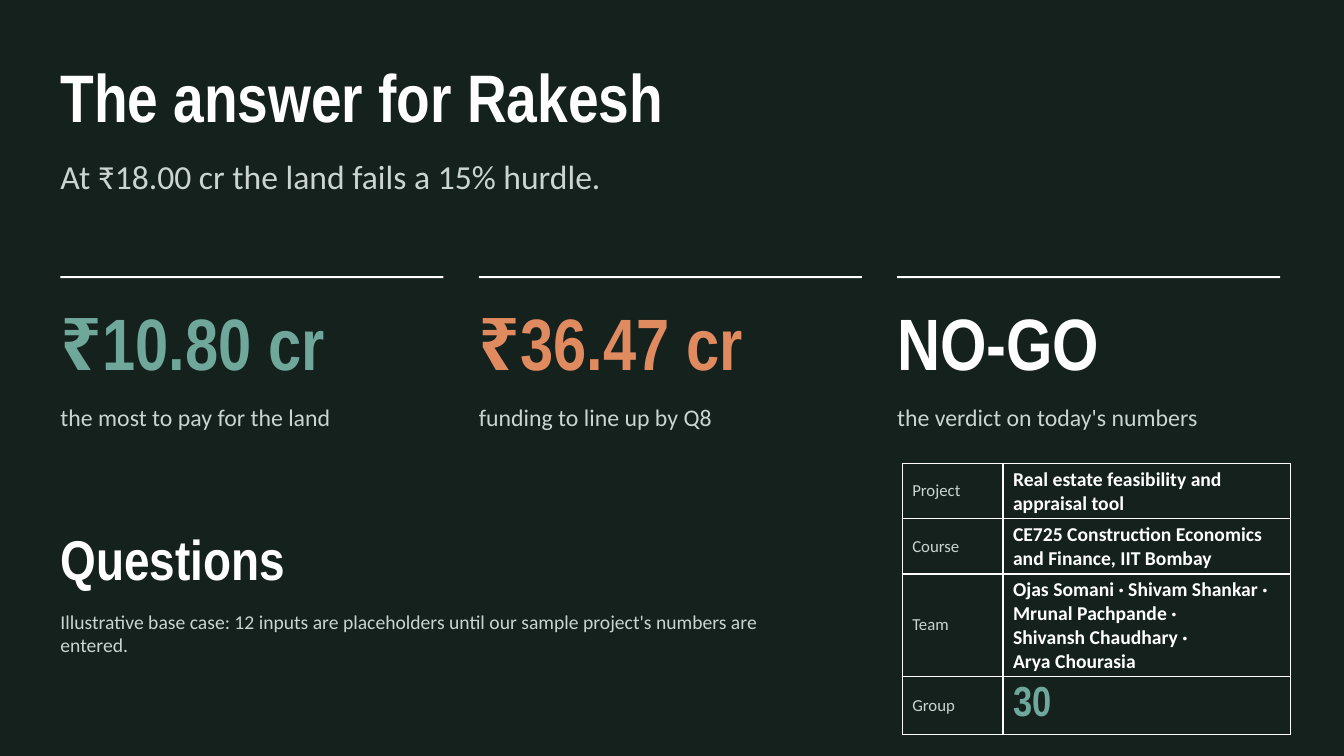
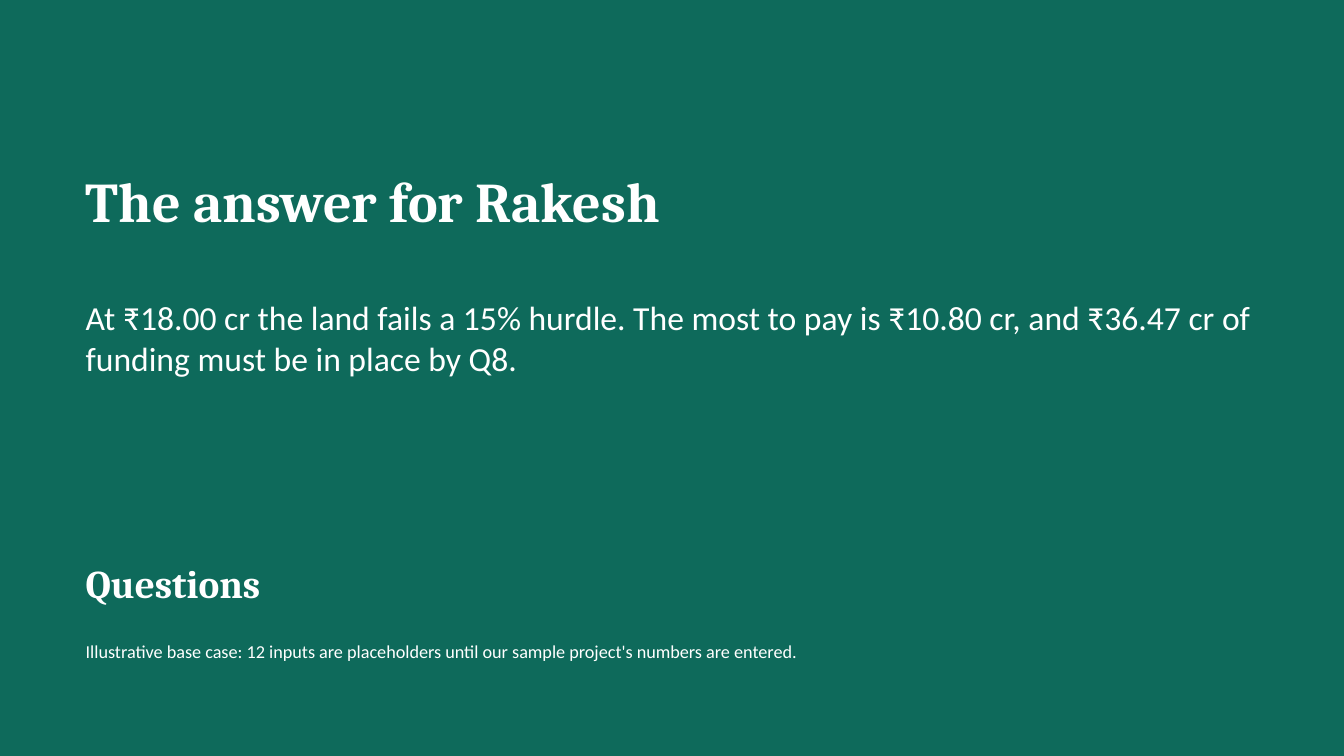
Before and after one commit to Shivanshyyy/CE725_Group30, a slide deck: slide 13 of docs/Presentation.pptx (slide 15 before the commit). Drawn at 1344x756 pixels with LibreOffice and Linux fonts; fonts in the diff are those of the drawing. Boxes give left, top, right and bottom in pixels: in the first picture for what was removed or moved away, otherwise in the second. Text is boxed around its words. In the diff, an @@ line names an element or a change of style, - is before the commit and + after.

```diff
--- a/docs/Presentation.pptx
+++ b/docs/Presentation.pptx
@@ background #14211D to #0E6A5B @@
@@ text removed at bbox=[60, 165, 600, 190] @@
-At ₹18.00 cr the land fails a 15% hurdle.
@@ text "The answer for Rakesh": place and size @@
-text "The answer for Rakesh" at bbox=[60, 73, 663, 123]
+text "The answer for Rakesh" at bbox=[86, 182, 660, 223]
@@ text "The answer for Rakesh" at bbox=[86, 182, 660, 223]: size 48 to 40 pt, font Arial Narrow to Cambria @@
@@ rectangle removed at bbox=[60, 276, 444, 278] @@
@@ rectangle removed at bbox=[479, 276, 862, 278] @@
@@ rectangle removed at bbox=[897, 276, 1280, 278] @@
@@ text added at bbox=[86, 306, 1250, 377], 24 pt, text #FFFFFF @@
+At ₹18.00 cr the land fails a 15% hurdle. The most to pay is ₹10.80 cr, and ₹36.47 cr of funding must be in place by Q8.
@@ text removed at bbox=[102, 319, 324, 371] @@
-₹10.80 cr
@@ text removed at bbox=[520, 319, 742, 371] @@
-₹36.47 cr
@@ text removed at bbox=[897, 319, 1099, 371] @@
-NO-GO
@@ text removed at bbox=[60, 409, 330, 430] @@
-the most to pay for the land
@@ text removed at bbox=[479, 409, 712, 430] @@
-funding to line up by Q8
@@ text removed at bbox=[897, 409, 1198, 430] @@
-the verdict on today's numbers
@@ table removed at bbox=[902, 464, 1291, 721], 4 rows, 2 columns @@
-Project | Real estate feasibility and appraisal tool
-Course | CE725 Construction Economics and Finance, IIT Bombay
-Team | Ojas Somani · Shivam Shankar · Mrunal Pachpande · Shivansh Chaudhary · Arya Chourasia
-Group | 30
@@ text "Questions": place and size @@
-text "Questions" at bbox=[60, 539, 284, 590]
+text "Questions" at bbox=[86, 571, 261, 605]
@@ text "Questions" at bbox=[86, 571, 261, 605]: size 40 to 28 pt, font Arial Narrow to Cambria @@
@@ text "Illustrative base case: 12 inputs ...": place and size @@
-text "Illustrative base case: 12 inputs ..." at bbox=[60, 615, 757, 652]
+text "Illustrative base case: 12 inputs ..." at bbox=[86, 645, 797, 661]
@@ text "Illustrative base case: 12 inputs ..." at bbox=[86, 645, 797, 661]: size 14 to 13 pt, text colour #CBD4D0 to #FFFFFF @@
```
Also in this commit, not shown: 9 other slides changed, 3 slides added, 5 slides removed, 26 other files.
